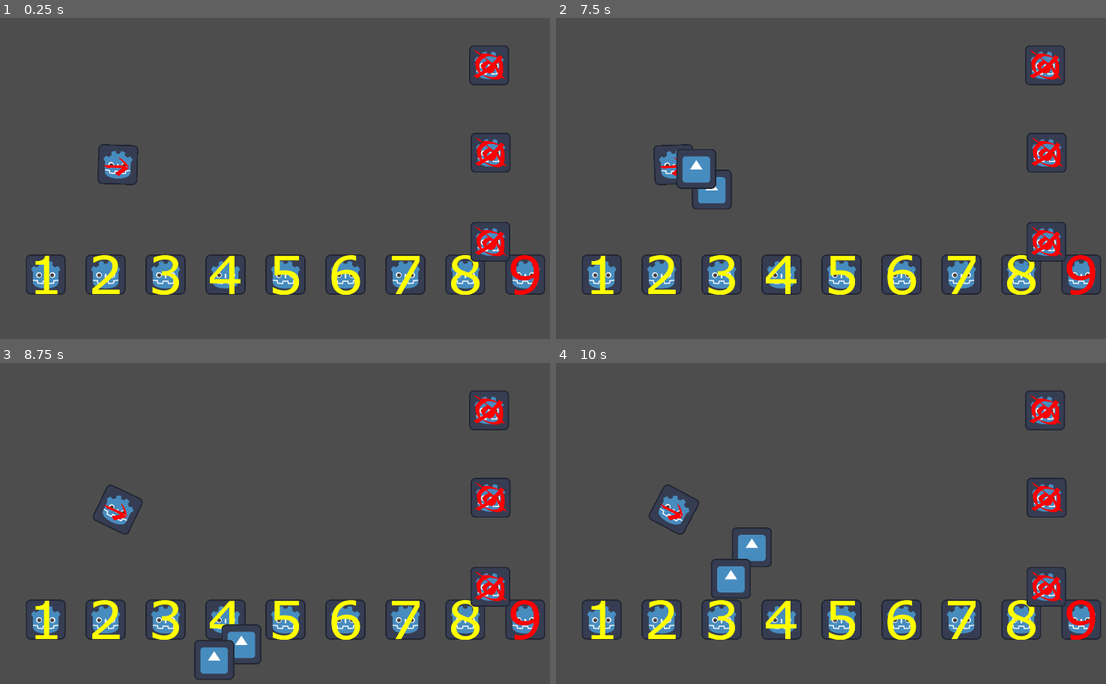
Above: before the commit, frames 1-4 (two rows, left to right).
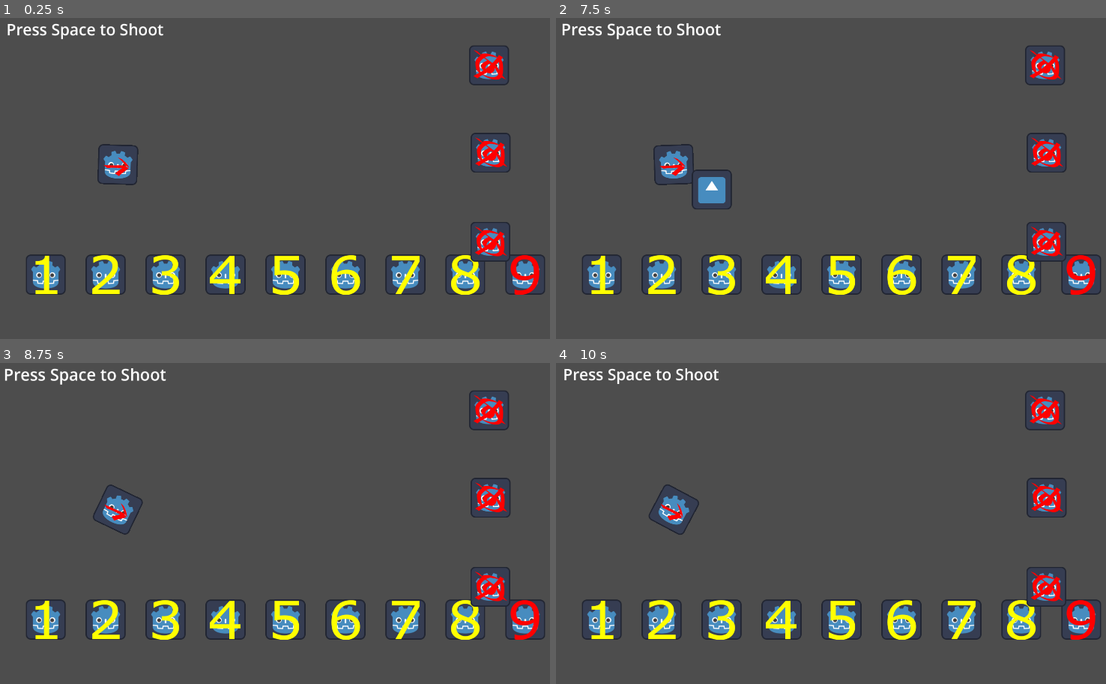
Above: after the commit, the same moments.

Repository: matouseek/game-jam-25
Game: Godot game, scene res://scenes/minigames/2shooting_balls.tscn
The game is run twice, just before and just after one commit, with the same random seed, the same clock (stepped at 60 frames per second) and the same inputs. The project has no main scene, so this scene is started directly. The engine's default icon, where the game draws it, is replaced by a stand-in: a white triangle on a blue panel in a dark square. Sound files missing from this copy of the repository are replaced by a short silence.
Inputs (mouse positions are in pixels of both pictures, inside the frame that each line leads up to):
- Up to frame 1 (0.25 s): no input
- Up to frame 2 (7.5 s): click (600, 274) at 0.5 s; click (660, 274) at 1.25 s; click (721, 274) at 2 s; click (781, 274) at 2.75 s; click (842, 274) at 3.5 s; click (902, 274) at 4.25 s; click (963, 274) at 5 s; click (1023, 274) at 5.75 s; click (1084, 274) at 6.5 s; tap Space (shoot) at 7.25, 7.35 s; move the mouse to (974, 152) at 7.27 s; hold W (up) from 7.28 s (still down)
- Up to frame 3 (8.75 s): tap Space (shoot) at 8, 8.1 s; move the mouse to (165, 533) at 8.02 s; release W (up) at 8.03 s; hold S (down) from 8.03 s (still down)
- Up to frame 4 (10 s): tap Space (shoot) at 8.75, 8.85, 9.5, 9.6 s; move the mouse to (902, 440) at 8.77 s; release S (down) at 8.78 s; hold W (up) from 8.78 s (still down); move the mouse to (809, 581) at 9.52 s

The runs differ from the first frame. In frame 1, 0.5% of the frame differs, in the area x 1-30%, y 1-7%; in frame 2, 1.1%; in frame 3, 1.5%, in the area x 0-48%, y 1-99%; in frame 4, 1.5%.

Commit message:
Add shot timing and label tweening

Diff:
--- a/scenes/minigames/2shooting_balls.tscn
+++ b/scenes/minigames/2shooting_balls.tscn
@@ -26,5 +26,10 @@
 position = Vector2(1617, 484)
 
 [node name="SpaceToShoot" type="Label" parent="."]
-offset_right = 40.0
-offset_bottom = 23.0
+offset_left = 68.0
+offset_top = 54.0
+offset_right = 562.0
+offset_bottom = 123.0
+size_flags_horizontal = 4
+theme_override_font_sizes/font_size = 50
+text = "Press Space to Shoot"
--- a/scripts/2_shooting_balls.gd
+++ b/scripts/2_shooting_balls.gd
@@ -9,12 +9,32 @@
 
 var selected_ammo : int
 
+# label blinking
+@onready var space_to_shoot = $SpaceToShoot
+const BLINK_TIME = 1
+const MAX_STRETCH = 1.05
+
+# shot timing
+var shot_timer : Timer
+const SHOT_DELAY : float = 1.0
+
 # Called when the node enters the scene tree for the first time.
 func _ready():
+	setup_shot_timer()
 	hud.digit_pressed.connect(hud_button_press)
 	setup_layout()
 	connect_to_targets()
 	mark_selected_ammo_button(selected_ammo)
+	tween_label()
+
+
+func setup_shot_timer():
+	shot_timer = Timer.new()
+	shot_timer.wait_time = SHOT_DELAY
+	shot_timer.one_shot = true
+	shot_timer.autostart = false
+	add_child(shot_timer)
+	shot_timer.start()
 
 # setup layout based on travelling direction
 func setup_layout():
@@ -40,7 +60,6 @@
 
 
 func hud_button_press(new_digit : int):
-	print("button pressed")
 	mark_selected_ammo_button(new_digit)
 	selected_ammo = new_digit # select new ammo
 
@@ -65,9 +84,22 @@
 
 # shoots the specified digit, the digit value controls the weight of the bullet
 func shoot(digit_to_shoot : float):
-	var bullet : Bullet = bullet_scene.instantiate() as Bullet
-	bullet.position = cannon.position
-	var mouse_pos : Vector2 = get_global_mouse_position()
-	bullet.direction = (mouse_pos - bullet.position).normalized()
-	bullet.start_flying(digit_to_shoot)
-	get_tree().current_scene.add_child(bullet)
+	if shot_timer.time_left == 0:
+		print("starting timer again")
+		shot_timer.start()
+		var bullet : Bullet = bullet_scene.instantiate() as Bullet
+		bullet.position = cannon.position
+		var mouse_pos : Vector2 = get_global_mouse_position()
+		bullet.direction = (mouse_pos - bullet.position).normalized()
+		bullet.digit = digit_to_shoot
+		bullet.start_flying()
+		get_tree().current_scene.add_child(bullet)
+	else:
+		pass #TODO: add shot impossible sound
+
+func tween_label():
+	space_to_shoot.pivot_offset = space_to_shoot.size * 0.5
+	var tween = get_tree().create_tween()
+	tween.tween_property(space_to_shoot, "scale", Vector2(MAX_STRETCH,MAX_STRETCH), BLINK_TIME).set_trans(Tween.TRANS_SINE).set_ease(Tween.EASE_IN_OUT)
+	tween.tween_property(space_to_shoot, "scale", Vector2(1.0,1.0), BLINK_TIME).set_trans(Tween.TRANS_SINE).set_ease(Tween.EASE_IN_OUT)
+	tween.set_loops()
--- a/scripts/bullet.gd
+++ b/scripts/bullet.gd
@@ -17,9 +17,8 @@
 func _ready():
 	pass # Replace with function body.
 
-func start_flying(digit_to_shoot : int):
-	var init_speed : float = get_init_speed(digit_to_shoot)
-	print(init_speed)
+func start_flying():
+	var init_speed : float = get_init_speed()
 	velocity.y = direction.y * init_speed
 	velocity.x = direction.x * init_speed
 	speed = init_speed
@@ -32,7 +31,8 @@
 		move()
 
 func move():
-	velocity.y += GRAVITY
+	if digit != 0: # special photon case
+		velocity.y += GRAVITY
 	position.x += velocity.x
 	position.y += velocity.y
 
@@ -41,5 +41,5 @@
 	if position.y > GM.WINDOW_HEIGHT + height_offset:
 		queue_free()
 
-func get_init_speed(digit_to_shoot : int) -> float:
-	return INIT_SPEED_BASE - (digit_to_shoot * POWER_SCALE)
+func get_init_speed() -> float:
+	return INIT_SPEED_BASE - (digit * POWER_SCALE)
